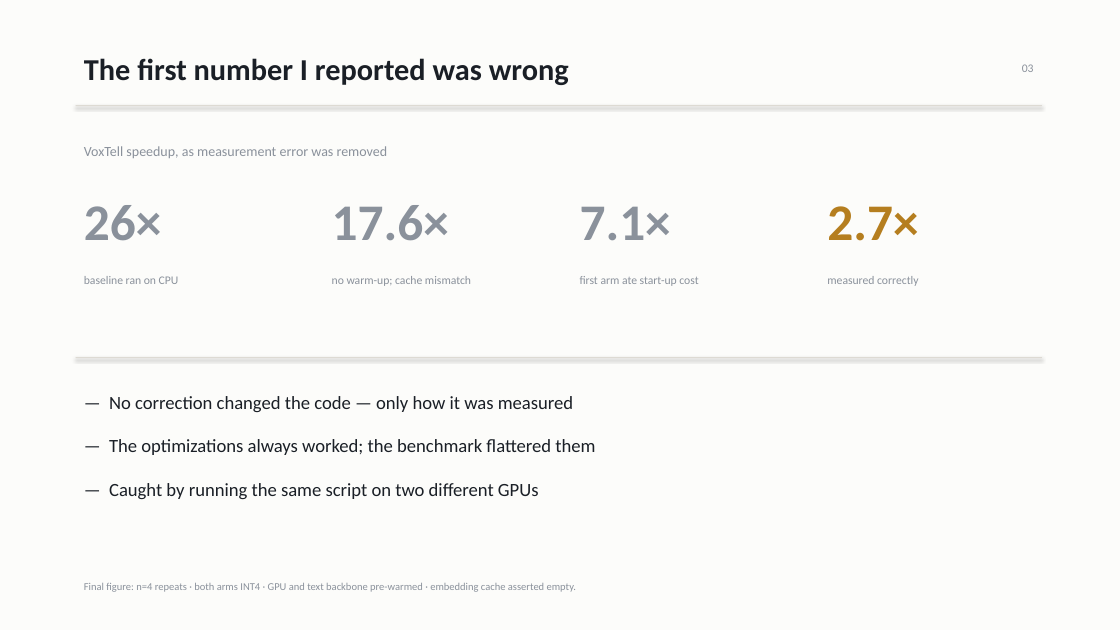
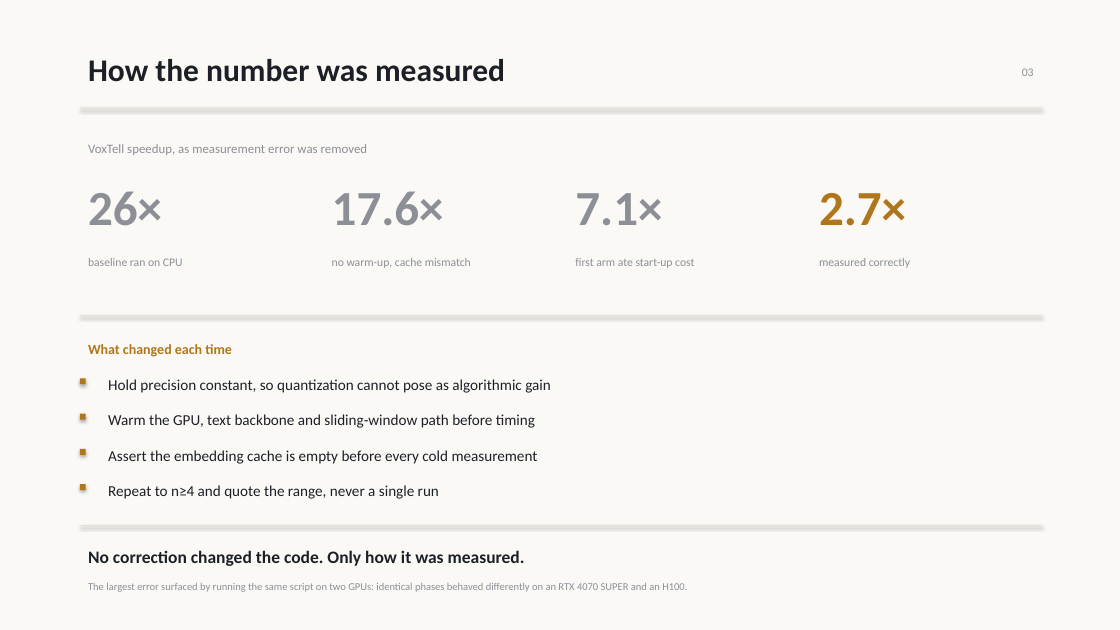
Before and after one commit to pentaexe/VoxTell-main, a slide deck: slide 3 of slides.pptx. Drawn at 1120x630 pixels with LibreOffice and Linux fonts; fonts in the diff are those of the drawing. Boxes give left, top, right and bottom in pixels: in the first picture for what was removed or moved away, otherwise in the second. Text is boxed around its words. In the diff, an @@ line names an element or a change of style, - is before the commit and + after.

```diff
--- a/slides.pptx
+++ b/slides.pptx
@@ background #FCFCFA to #FAF9F6 @@
@@ text at box(88, 59, 505, 82): text changed; size 26 to 27 pt; text colour #1A1F26 to #1C2026 @@
-The first number I reported was wrong
+How the number was measured
@@ rectangle: place and size @@
-rectangle at box(76, 105, 1042, 106)
+rectangle at box(80, 108, 1042, 108)
@@ rectangle at box(80, 108, 1042, 108): fill #DDDAD3 to #E4E1D9 @@
@@ text "VoxTell speedup, as measurement error ..." at box(88, 144, 368, 155): size 12 to 11 pt, text colour #8A919B to #8C8F96 @@
@@ text "26×": place and size @@
-text "26×" at box(84, 205, 162, 240)
+text "26×" at box(88, 191, 162, 225)
@@ text "17.6×": place and size @@
-text "17.6×" at box(332, 205, 449, 241)
+text "17.6×" at box(332, 191, 444, 225)
@@ size 44 to 42 pt, text colour #8A919B to #8C8F96 in 3 elements at box(332, 191, 444, 225), box(88, 191, 162, 225), box(575, 193, 662, 225) @@
@@ text "7.1×": place and size @@
-text "7.1×" at box(580, 207, 671, 240)
+text "7.1×" at box(575, 193, 662, 225)
@@ text "2.7×": place and size @@
-text "2.7×" at box(827, 206, 918, 241)
+text "2.7×" at box(819, 193, 906, 226)
@@ text "2.7×" at box(819, 193, 906, 226): size 44 to 42 pt, text colour #B57E1F to #B0761B @@
@@ text "baseline ran on CPU": place and size @@
-text "baseline ran on CPU" at box(84, 276, 179, 284)
+text "baseline ran on CPU" at box(88, 258, 183, 266)
@@ text at box(332, 258, 471, 268): text changed; text colour #8A919B to #8C8F96 @@
-no warm-up; cache mismatch
+no warm-up, cache mismatch
@@ text "first arm ate start-up cost": place and size @@
-text "first arm ate start-up cost" at box(580, 276, 698, 286)
+text "first arm ate start-up cost" at box(575, 258, 694, 268)
@@ text colour #8A919B to #8C8F96 in 4 elements at box(1022, 68, 1034, 76), box(88, 258, 183, 266), box(575, 258, 694, 268), box(819, 258, 910, 268) @@
@@ text "measured correctly": place and size @@
-text "measured correctly" at box(827, 276, 918, 286)
+text "measured correctly" at box(819, 258, 910, 268)
@@ rectangle at box(80, 315, 1042, 316): fill #DDDAD3 to #E4E1D9 @@
@@ rectangle: place and size @@
-rectangle at box(76, 357, 1042, 358)
+rectangle at box(80, 315, 1042, 316)
@@ text added at box(88, 344, 232, 357), 12 pt, text #B0761B, bold @@
+What changed each time
@@ rectangle added at box(80, 378, 86, 384), fill #B0761B @@
@@ text at box(108, 379, 551, 393): text changed; size 16 to 13 pt; text colour #1A1F26 to #1C2026 @@
-— Caught by running the same script on two different GPUs
+Hold precision constant, so quantization cannot pose as algorithmic gain
@@ rectangle added at box(80, 413, 86, 419), fill #B0761B @@
@@ text added at box(108, 414, 535, 428), 13 pt, text #1C2026 @@
+Warm the GPU, text backbone and sliding-window path before timing
@@ rectangle added at box(80, 449, 86, 455), fill #B0761B @@
@@ text removed at box(109, 439, 595, 455) @@
-— The optimizations always worked; the benchmark flattered them
@@ text added at box(108, 450, 538, 464), 13 pt, text #1C2026 @@
+Assert the embedding cache is empty before every cold measurement
@@ rectangle added at box(80, 484, 86, 490), fill #B0761B @@
@@ text added at box(108, 485, 439, 499), 13 pt, text #1C2026 @@
+Repeat to n≥4 and quote the range, never a single run
@@ rectangle added at box(80, 525, 1042, 526), fill #E4E1D9 @@
@@ text at box(88, 550, 525, 566): text changed; size 16 to 15 pt; text colour #1A1F26 to #1C2026; bold on @@
-— No correction changed the code — only how it was measured
+No correction changed the code. Only how it was measured.
@@ text at box(88, 583, 687, 592): text changed; text colour #8A919B to #8C8F96 @@
-Final figure: n=4 repeats · both arms INT4 · GPU and text backbone pre-warmed · embedding cache asserted empty.
+The largest error surfaced by running the same script on two GPUs: identical phases behaved differently on an RTX 4070 SUPER and an H100.
```
Also in this commit, not shown: 7 other slides changed, 1 slide removed, 1 other file.
